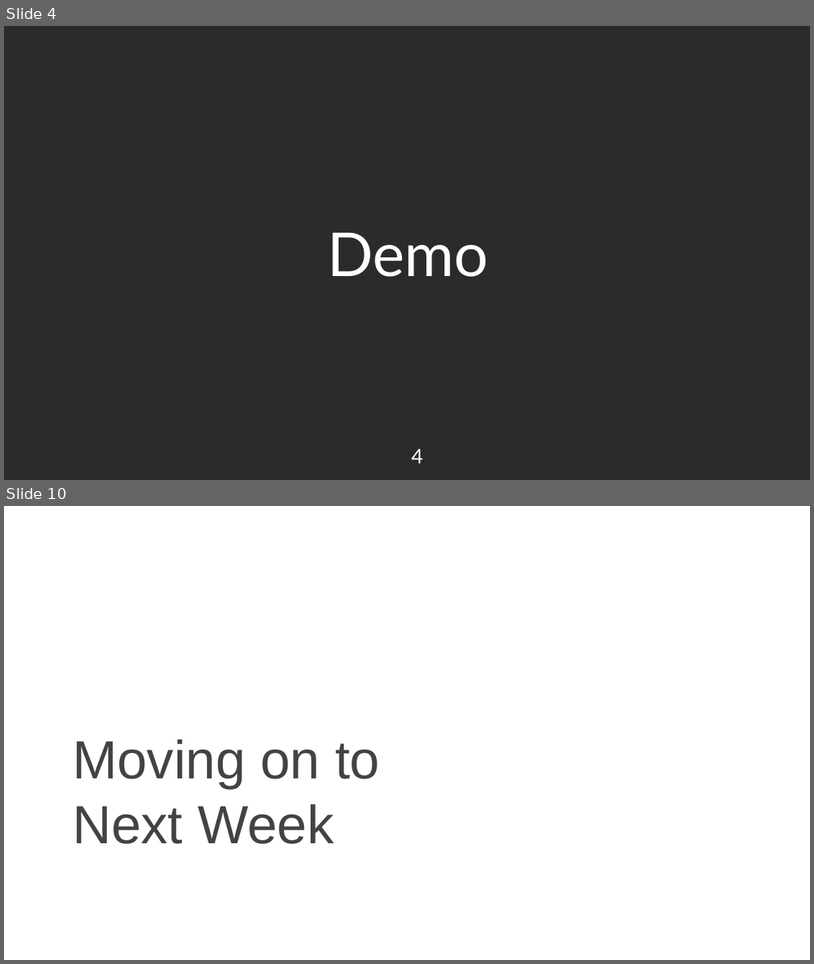
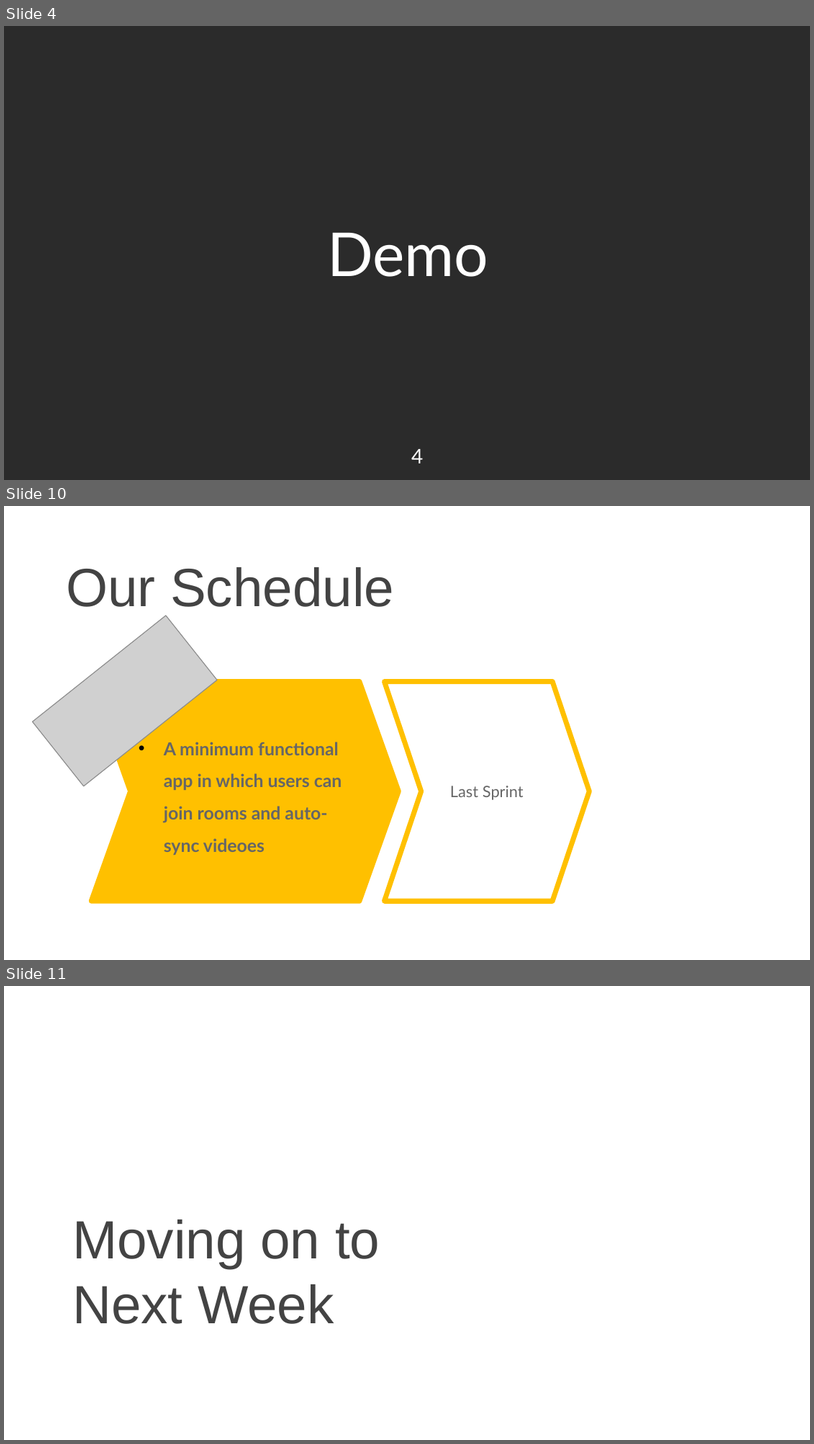
Before and after one commit to nkjack/17437-hot-pot-music-share, a slide deck: sprint-presentations/1119_WebApp_presentation.pptx. Shown one above the other, each under a label of ours: slides 4 and 10 before the commit, slides 4, 10 and 11 after it; the slides between them are not shown. The pictures are 814x964 and 814x1444 pixels, drawn with LibreOffice and Linux fonts; fonts in the diff are those of the drawing; grey boxes stand for pictures; background and template pictures are left out; a plain dark background stands for a picture behind light text. Boxes give left, top, right and bottom in pixels: in the first picture for what was removed or moved away, otherwise in the second. Text is boxed around its words. In the diff, an @@ line names an element or a change of style, - is before the commit and + after.

```diff
--- a/sprint-presentations/1119_WebApp_presentation.pptx
+++ b/sprint-presentations/1119_WebApp_presentation.pptx
@@ slide 10 added at (4,506,810,960), background picture (left out) @@
@@ title added at (66,567,394,607), 48 pt, text #434343 @@
+Our Schedule
@@ picture added at (33,615,217,786) @@
@@ chevron added at (91,681,399,901), fill #FFC000, outline #FFC000 4.5 pt, 16 pt, text #666666, bold @@
+• A minimum functional app in which users can join rooms and auto-sync videoes
@@ chevron added at (385,681,589,901), fill #FFFFFF, outline #FFC000 4.5 pt, 14 pt, text #666666 @@
+Last Sprint
@@ page number added at (751,918,800,952), 18 pt, text #FFFFFF @@
+10
@@ what was slide 10 is now slide 11 @@
```
Also in this commit, not shown: 4 slides changed, 4 other slides added, 4 slides removed, 5 other files.
